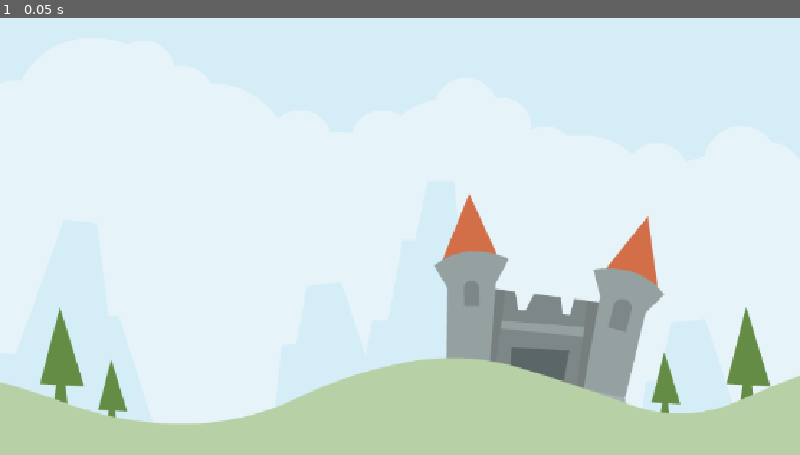
Above: before the commit, frame 1.
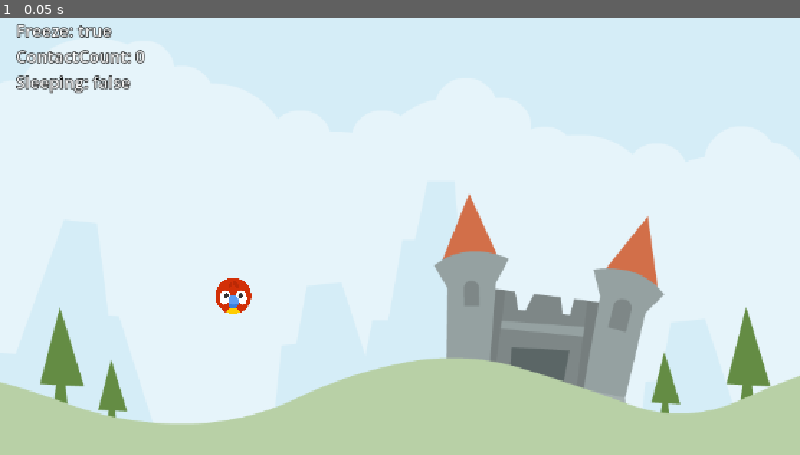
Above: after the commit, the same moment.

Repository: nrcoover/poultry-payload
Game: Godot game, scene res://Scenes/LevelBase/LevelBase.tscn
Two runs of this game, one before a commit and one after it. Both use one fixed random seed, a clock stepped at 60 frames per second and the inputs below. Before the commit the project has no main scene; this scene is started directly in both runs.
Inputs:
- Up to frame 1 (0.05 s): no input

The runs differ from the first frame. In frame 1, 1.2% of the frame differs, in the area x 2-32%, y 1-68%.

Commit message:
Create animal scene with physics body
Utilizes Solver > Contact Monitoring "On" with Max Contact = 1, and Input set to "Pickable".

Diff:
--- /dev/null
+++ b/Scenes/Animal/Animal.gd
@@ -0,0 +1,19 @@
+class_name Animal
+
+
+extends RigidBody2D
+
+
+@onready var label: Label = $Debug
+
+
+func _ready() -> void:
+	pass
+
+
+func _process(delta: float) -> void:
+	label.text = "Freeze: %s\nContactCount: %d\nSleeping: %s" % [
+		freeze,
+		get_contact_count(),
+		sleeping
+	]
--- /dev/null
+++ b/Scenes/Animal/Animal.tscn
@@ -0,0 +1,45 @@
+[gd_scene format=3 uid="uid://boo7p2dpokxia"]
+
+[ext_resource type="Script" uid="uid://c6i3ykn8he7cd" path="res://Scenes/Animal/Animal.gd" id="1_oryip"]
+[ext_resource type="Texture2D" uid="uid://ctsfheoffbwmt" path="res://Assets/player/parrot.png" id="1_qtpp4"]
+[ext_resource type="AudioStream" uid="uid://djd1aeccm80x7" path="res://Assets/audio/kick_wood.ogg" id="2_lib84"]
+[ext_resource type="AudioStream" uid="uid://khwnhyfuqtyg" path="res://Assets/audio/catapult.ogg" id="3_oryip"]
+[ext_resource type="AudioStream" uid="uid://yt77gigkkwpp" path="res://Assets/audio/stretch2.ogg" id="4_x85cc"]
+
+[sub_resource type="CircleShape2D" id="CircleShape2D_qtpp4"]
+radius = 19.104973
+
+[node name="Animal" type="RigidBody2D" unique_id=1783413592]
+input_pickable = true
+freeze = true
+contact_monitor = true
+max_contacts_reported = 1
+script = ExtResource("1_oryip")
+
+[node name="Sprite2D" type="Sprite2D" parent="." unique_id=2015892145]
+scale = Vector2(0.15, 0.15)
+texture = ExtResource("1_qtpp4")
+
+[node name="CollisionShape2D" type="CollisionShape2D" parent="." unique_id=689246396]
+shape = SubResource("CircleShape2D_qtpp4")
+
+[node name="Debug" type="Label" parent="." unique_id=1465433938]
+top_level = true
+offset_left = 23.0
+offset_top = 20.0
+offset_right = 160.0
+offset_bottom = 54.0
+theme_override_constants/outline_size = 5
+theme_override_font_sizes/font_size = 24
+text = "Placeholder"
+
+[node name="Audio" type="Node" parent="." unique_id=495996811]
+
+[node name="KickSound" type="AudioStreamPlayer2D" parent="Audio" unique_id=345167893]
+stream = ExtResource("2_lib84")
+
+[node name="LaunchSound" type="AudioStreamPlayer2D" parent="Audio" unique_id=1238856497]
+stream = ExtResource("3_oryip")
+
+[node name="StretchSound" type="AudioStreamPlayer2D" parent="Audio" unique_id=1990294262]
+stream = ExtResource("4_x85cc")
--- a/Scenes/LevelBase/LevelBase.tscn
+++ b/Scenes/LevelBase/LevelBase.tscn
@@ -1,6 +1,7 @@
 [gd_scene format=3 uid="uid://dam2fkye8bd16"]
 
 [ext_resource type="Texture2D" uid="uid://brpmogvy2ks7o" path="res://Assets/scene/colored_castle.png" id="1_5ufo3"]
+[ext_resource type="PackedScene" uid="uid://boo7p2dpokxia" path="res://Scenes/Animal/Animal.tscn" id="2_bgw71"]
 
 [node name="LevelBase" type="Node" unique_id=296444468]
 
@@ -8,3 +9,6 @@
 position = Vector2(468, 365)
 scale = Vector2(1.35, 1.35)
 texture = ExtResource("1_5ufo3")
+
+[node name="Animal" parent="Sprite2D" unique_id=1783413592 instance=ExtResource("2_bgw71")]
+position = Vector2(-97.77777, 40)
--- a/project.godot
+++ b/project.godot
@@ -11,6 +11,7 @@
 [application]
 
 config/name="PoultryPayload"
+run/main_scene="uid://dam2fkye8bd16"
 config/features=PackedStringArray("4.6", "Mobile")
 config/icon="res://icon.svg"
 
@@ -23,6 +24,14 @@
 naming/scene_name_casing=1
 naming/script_name_casing=1
 
+[input]
+
+drag={
+"deadzone": 0.2,
+"events": [Object(InputEventMouseButton,"resource_local_to_scene":false,"resource_name":"","device":-1,"window_id":0,"alt_pressed":false,"shift_pressed":false,"ctrl_pressed":false,"meta_pressed":false,"button_mask":1,"position":Vector2(241, 20),"global_position":Vector2(250, 68),"factor":1.0,"button_index":1,"canceled":false,"pressed":true,"double_click":false,"script":null)
+]
+}
+
 [physics]
 
 3d/physics_engine="Jolt Physics"
Not shown, added: Scenes/Animal/Animal.gd.uid
